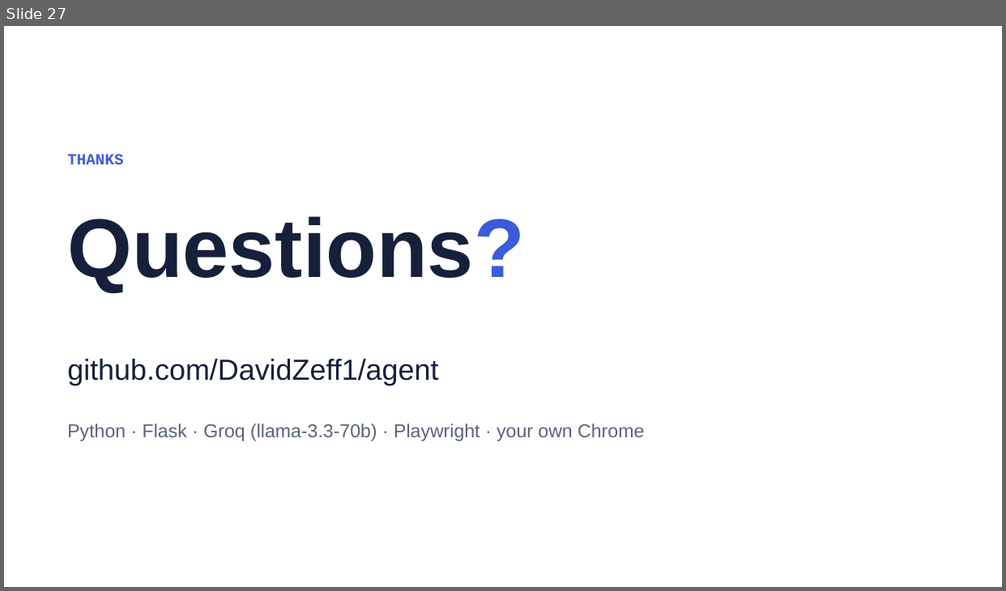
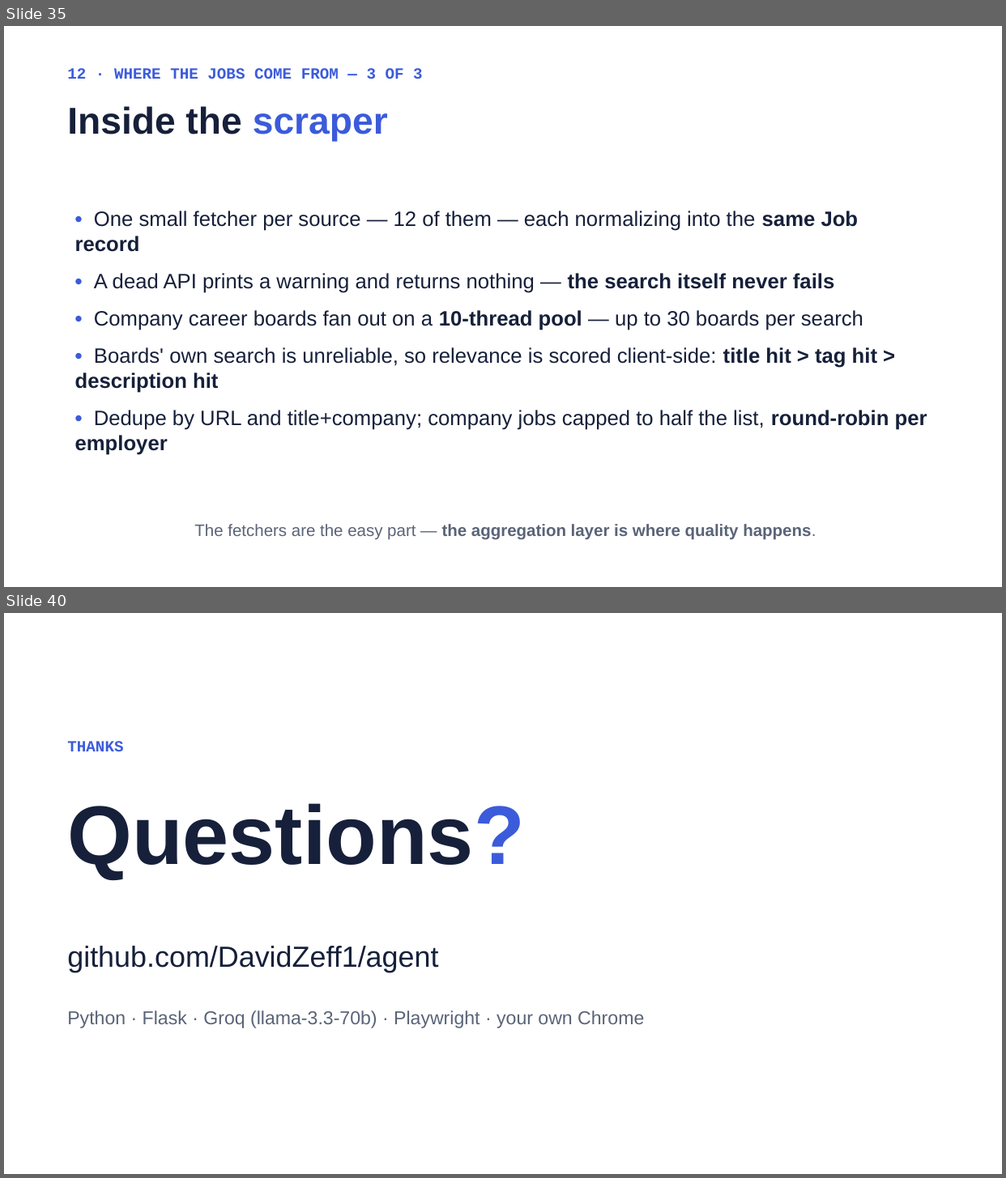
Before and after one commit to DavidZeff1/agent, a slide deck: presentation/Job Agent Presentation.pptx. Shown one above the other, each under a label of ours: slide 27 before the commit, slides 35 and 40 after it; the slides between them are not shown. The pictures are 1006x591 and 1006x1178 pixels, drawn with LibreOffice and Linux fonts; fonts in the diff are those of the drawing. Boxes give left, top, right and bottom in pixels: in the first picture for what was removed or moved away, otherwise in the second. Text is boxed around its words. In the diff, an @@ line names an element or a change of style, - is before the commit and + after.

```diff
--- a/presentation/Job Agent Presentation.pptx
+++ b/presentation/Job Agent Presentation.pptx
@@ slide 35 added at (4, 26, 1002, 587), background #FFFFFF @@
@@ text added at (67, 68, 423, 79), 15 pt, text #3B5BDB, bold @@
+12 · WHERE THE JOBS COME FROM — 3 OF 3
@@ text added at (67, 106, 388, 142), 36 pt, text #16203A, bold @@
+Inside the scraper
@@ text added at (75, 211, 927, 455), 20 pt, text #16203A @@
+• One small fetcher per source — 12 of them — each normalizing into the same Job record
+• A dead API prints a warning and returns nothing — the search itself never fails
+• Company career boards fan out on a 10-thread pool — up to 30 boards per search
+• Boards' own search is unreliable, so relevance is scored client-side: title hit > tag hit > description hit
+• Dedupe by URL and title+company; company jobs capped to half the list, round-robin per employer
@@ text added at (194, 524, 816, 540), 16 pt, text #5A6478, bold @@
+The fetchers are the easy part — the aggregation layer is where quality happens.
@@ what was slide 27 is now slide 40 @@
```
Also in this commit, not shown: 16 slides changed, 12 other slides added, 2 other files.
